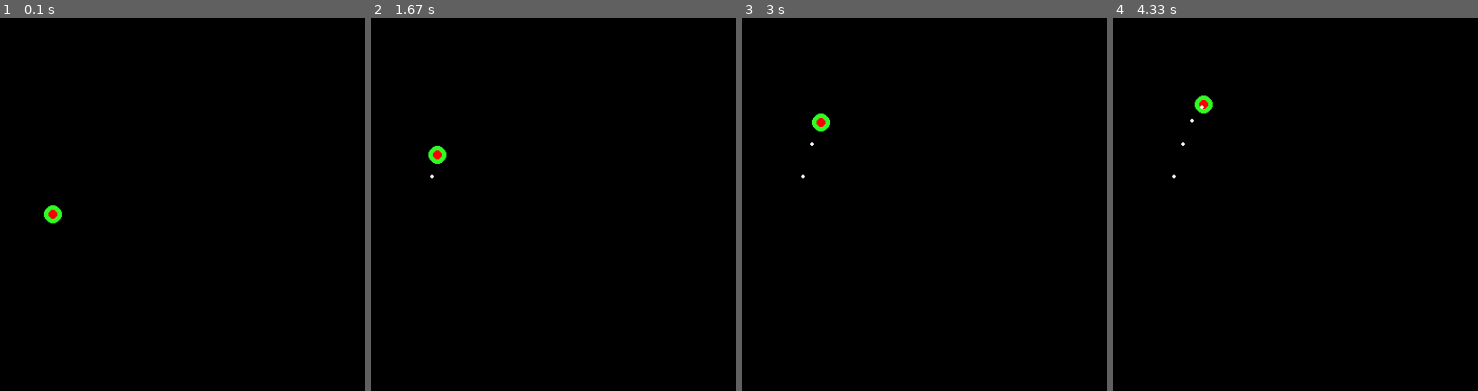
Above: before the commit, frames 1-4 (left to right).
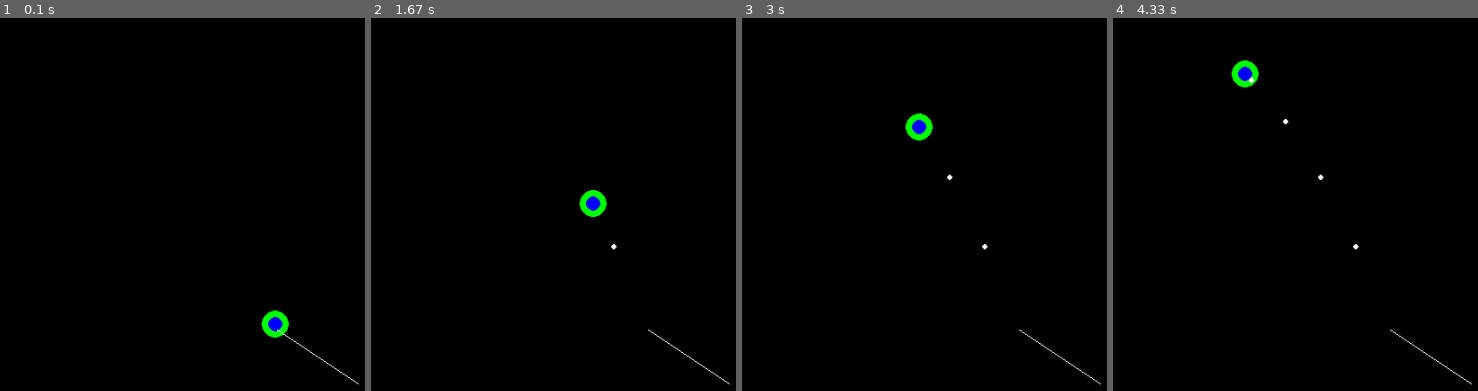
Above: after the commit, the same moments.

Repository: Helumpago/SimplePhysics
Game: pygame game, started from main.py
Two runs of this game, one before a commit and one after it. Both use one fixed random seed, a clock stepped at 60 frames per second and the inputs below.
Inputs:
- Up to frame 1 (0.1 s): no input
- Up to frame 2 (1.67 s): no input
- Up to frame 3 (3 s): no input
- Up to frame 4 (4.33 s): no input

The runs differ from the first frame. In frame 1, 0.8% of the frame differs, in the area x 12-99%, y 50-99%; in frame 2, 0.8%; in frame 3, 0.8%; in frame 4, 0.9%, in the area x 16-99%, y 11-99%.

Commit message:
Created a drawable Line object.

Diff:
--- a/base_obj.py
+++ b/base_obj.py
@@ -183,3 +183,16 @@
 		self.collectEvents()
 		for o in self.getChildren():
 			o.__collectEvents__()
+
+	"""
+	" Prints the name of this object and all its children.
+	" @param int depth: Number of tabs to place before he first line.
+	" 		Recommended to leave this blank.
+	"""
+	def printChildren(self, depth = 1):
+		for _ in range(1, depth):
+			print('\t', end = "")
+
+		print("%s" % self.Name)
+		for o in self.getChildren():
+			o.printChildren(depth + 1)
--- a/event.py
+++ b/event.py
@@ -40,7 +40,7 @@
 		self.fire = False #Flag indicating whether this object can fire its callbacks
 
 	"""
-	" Methods that decides whether the attached callbacks should be run.
+	" Method that decides whether the attached callbacks should be run.
 	" Note, does not actually fire the callbacks. Only sets
 	" 		self.fire to True so that they can be run.  To actually
 	" 		run the callbacks, call run()
--- a/main.py
+++ b/main.py
@@ -10,16 +10,8 @@
 from pygame_view import PygameView
 from region import Region
 from value import Number, Vector2d
-from pygame_shapes import PygameCircle
+from pygame_shapes import PygameCircle, PygameLine
 from physical import Physical
-
-def printChildren(obj, depth = 1):
-	for _ in range(1, depth):
-		print('\t', end = "")
-
-	print("%s" % obj.Name)
-	for o in obj.getChildren():
-		printChildren(o, depth + 1)
 
 class Ball(PygameCircle, Physical):
 	def __init__(self, parent = None, Name = "Circle", radius = 1, pos = (0, 0), scale = 1, color = (0, 0, 0), velocity = (0, 0)):
@@ -31,11 +23,11 @@
 
 def setPos(event):
 	self = event.owner
-	if self.timer > 1:
+	if self.timer > 1000:
 		self.timer = 0
 		PygameCircle(parent = self.parent, Name = "Trace", radius = 2, pos = self.pos.getValue(), color = (255, 255, 255))
 	else:
-		self.timer += event.dt/1000
+		self.timer += event.dt
 
 	posRef = event.owner.pos
 	posRef.setValue((posRef.getValue()[0] + event.owner.velocity[0] * event.dt/1000, posRef.getValue()[1] + event.owner.velocity[1] * event.dt/1000))
@@ -45,14 +37,13 @@
 	event.owner.velocity = (vel[0], vel[1] + 9.81 * event.dt/1000)
 
 w = PygameModel(fps = 60)
-
-v = PygameView(parent = w, scale = 1, size = (1000, 500))
-c = Ball(parent = v, Name = "Main", pos = (0, 0), radius = 10, color = (50, 255, 40), velocity = (10, -50))
-Ball(parent = c, color = (255, 0, 0), radius = 5, Name = "Center")
+v = PygameView(parent = w, scale = 1.5, size = (1000, 500))
+c = Ball(parent = v, Name = "Main", pos = (0, 0), radius = 10, color = (0, 255, 0), velocity = (-25, -65))
+Ball(parent = c, color = (0, 0, 255), radius = 5, Name = "Center")
+PygameLine(parent = v, color = (255, 255, 255), pos = (0, 0), size = (60, 40))
 
 c.onStep.regcb(setPos)
 c.onStep.regcb(gravity)
 
 w.events.getFirst("QUIT").regcb(v.close)
-w.events.getFirst("QUIT").regcb(w.close)
 w.start()
--- a/model.py
+++ b/model.py
@@ -24,8 +24,9 @@
 		self.onStep.regcb(self.step)
 		threading.Thread.__init__(self)
 		self.fps = fps
-		self.events = BaseObj(parent = self, Name = "Events") # Container for all events that this object can trigger
+		self.events = BaseObj(Name = "Events") # Container for all events that this object can trigger
 		Event(parent = self.events, Name = "QUIT") # Fired when the Model thread is ready to shut down
+		self.events.getFirst("QUIT").regcb(self.close).Name = "AutoClose"
 
 	"""
 	" Prevent this object from being parented to anything
--- a/pygame_shapes.py
+++ b/pygame_shapes.py
@@ -44,3 +44,36 @@
 		scale = self.scale.getAValue()
 		pos = (round(pos[0] * scale), round(pos[1] * scale))
 		pygame.draw.circle(view.window, self.color, pos, round(self.radius.getValue() * scale), 0)
+
+"""
+" Draws a line across a RectRegion
+"""
+class PygameLine(RectRegion, Drawable):
+	"""
+	" CONSTRUCTOR
+	" @param BaseObj parent: Object to which the new object should be parented.
+	" 		Expected to be either a BaseObj, subclass of BaseObj, or None
+	" @param string Name: Name for this object.
+	" @param (number sizeX, number sizeY) size: Size of this region. Can make it include the entire
+	" 		world by setting it equal to (float("inf"), float("inf"))
+	" @param (posX, posY) pos: Center of this region
+	" @param number scale: Scale to apply to all objects rendering themselves in this window
+	"""
+	def __init__(self, parent = None, Name = "Line", size = (0, 0), pos = (0, 0), scale = 1, color = (0, 0, 0)):
+		RectRegion.__init__(self, parent = parent, Name = Name, size = size, pos = pos, scale = scale)
+		Drawable.__init__(self)
+		self.color = color
+
+	def draw(self, view = None):
+		## If this shape doesn't have a View object as an ancestor, don't do anything ##
+		if view == None:
+			return
+
+		if isinstance(view, PygameView) != True:
+			raise TypeError("PygameCircle objects can only draw to PygameView objects")
+
+		pos = self.pos.getAValue()
+		scale = self.scale.getAValue()
+		pos = (round(pos[0] * scale), round(pos[1] * scale))
+		size = self.size.getValue()
+		pygame.draw.line(view.window, self.color, pos, (round(pos[0] + size[0] * scale), round(pos[1] + size[1] * scale)), 1)
